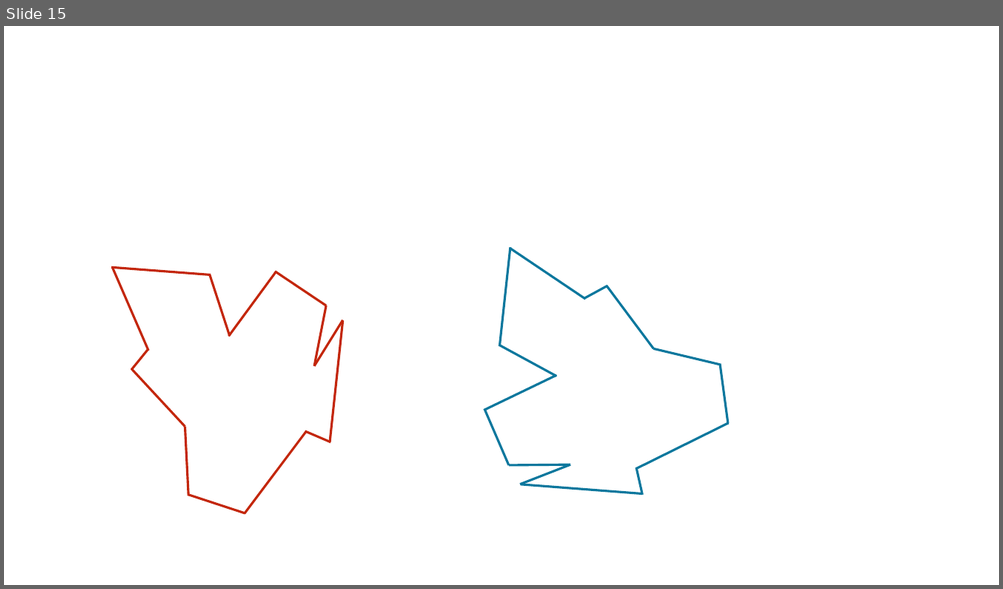
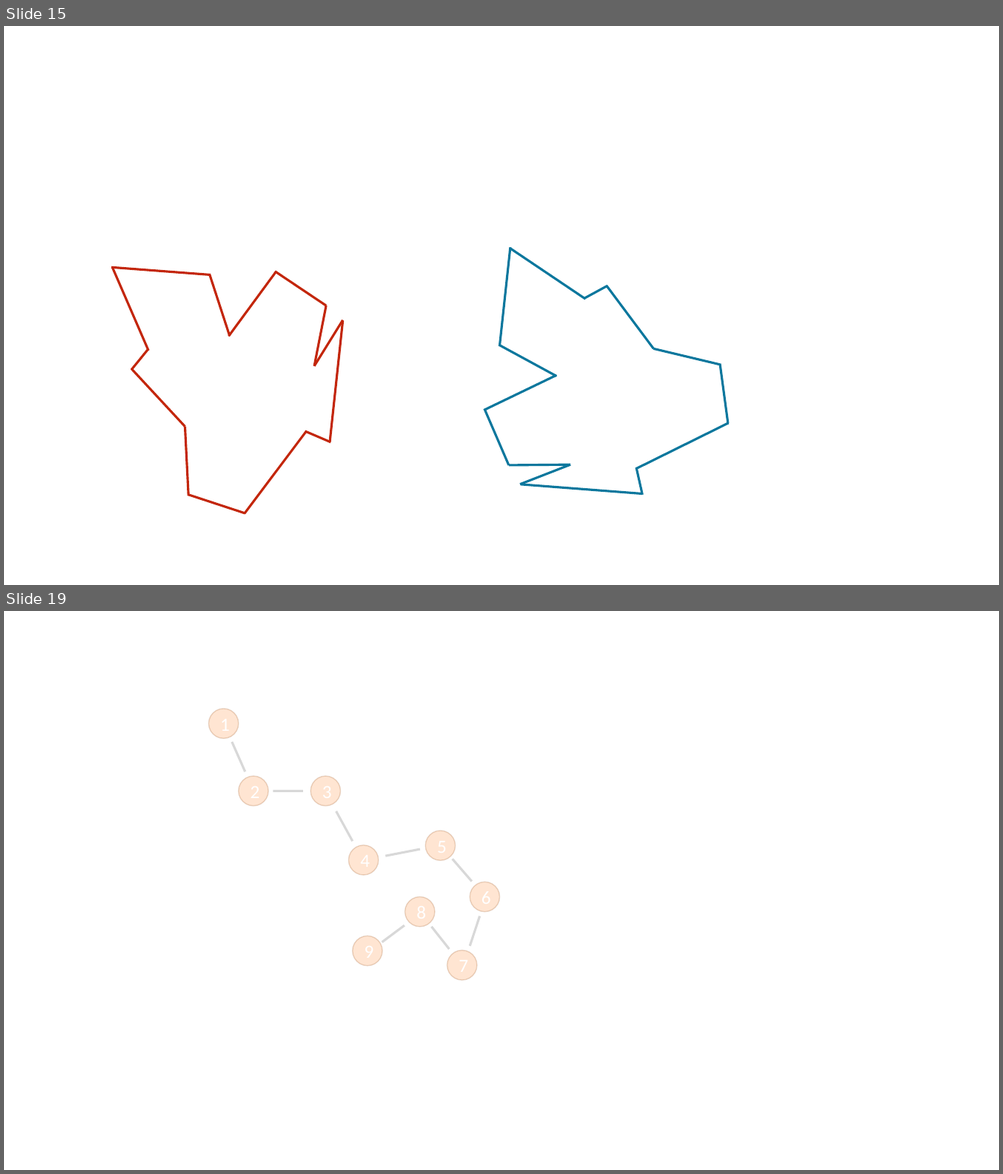
Before and after one commit to phcompeau/biological_modeling_course, a slide deck: figures/MMBS Figures.pptx. Shown one above the other, each under a label of ours: slide 15 before the commit, slides 15 and 19 after it; the slides between them are not shown. The pictures are 1003x589 and 1003x1174 pixels, drawn with LibreOffice and Linux fonts; fonts in the diff are those of the drawing. Boxes give left, top, right and bottom in pixels: in the first picture for what was removed or moved away, otherwise in the second. Text is boxed around its words. In the diff, an @@ line names an element or a change of style, - is before the commit and + after.

```diff
--- a/figures/MMBS Figures.pptx
+++ b/figures/MMBS Figures.pptx
@@ slide 19 added at box(4, 611, 999, 1170), background #FFFFFF @@
@@ group added at box(208, 709, 499, 980): 9 ellipses, 8 lines @@
+1
+2
+3
+4
+5
+6
+7
+8
+9
```
Also in this commit, not shown: 6 other slides added, 2 other files.
